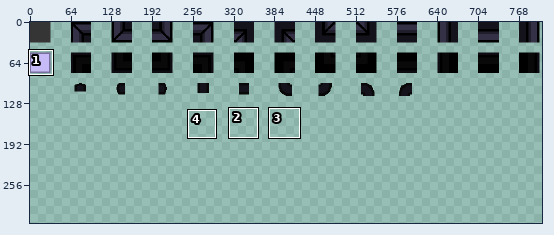
Pixel-art file, stored at assets/FULL TILE SET.aseprite. Above: a wide view before the commit, with the close-up outlined.
Close-up. Old version:
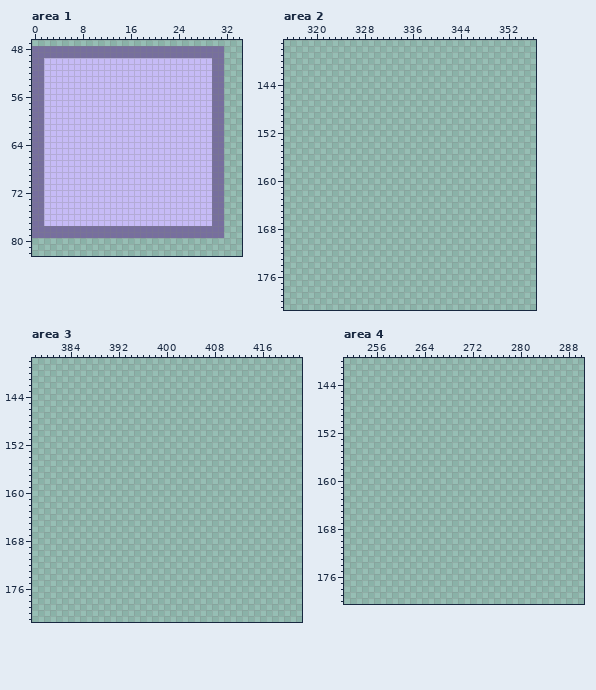
1041x960 pixels, 1 frame. Colours within 5 levels of each other are drawn and written as one. Shown: area 1: x 0..34, y 47..82; area 2: x 315..356, y 137..181; area 3: x 378..422, y 138..181; area 4: x 251..290, y 140..180. The wide view leaves out empty margins. The commit also changed other parts of the picture, which this record leaves out.
The same view after the edit:
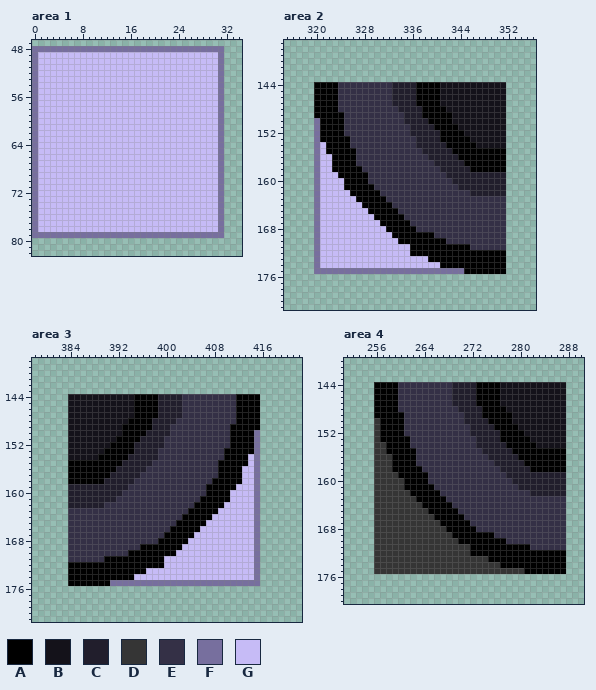
Palette (. is transparent): A #000000  B #14121a  C #211e2c  D #353535  E #343046  F #776f9e  G #c6bbf6
Changes in this commit:
Changed rows in their new state; - is an unchanged pixel.
Area 1:
first column x 1:
49 GGGGGGGGGGGGGGGGGGGGGGGGGGGGGG
50 G----------------------------G
51 G----------------------------G
52 G----------------------------G
53 G----------------------------G
54 G----------------------------G
55 G----------------------------G
56 G----------------------------G
57 G----------------------------G
58 G----------------------------G
59 G----------------------------G
60 G----------------------------G
61 G----------------------------G
62 G----------------------------G
63 G----------------------------G
64 G----------------------------G
65 G----------------------------G
66 G----------------------------G
67 G----------------------------G
68 G----------------------------G
69 G----------------------------G
70 G----------------------------G
71 G----------------------------G
72 G----------------------------G
73 G----------------------------G
74 G----------------------------G
75 G----------------------------G
76 G----------------------------G
77 G----------------------------G
78 GGGGGGGGGGGGGGGGGGGGGGGGGGGGGG
Area 2:
first column x 320:
144 AAAAEEEEEEEEECCCCAAAABBBBBBBBBBB
145 AAAAEEEEEEEEECCCCAAAABBBBBBBBBBB
146 AAAAEEEEEEEEECCCCAAAABBBBBBBBBBB
147 AAAAEEEEEEEEECCCCAAAABBBBBBBBBBB
148 AAAAEEEEEEEEEECCCCAAAABBBBBBBBBB
149 AAAAAEEEEEEEEEECCCAAAAABBBBBBBBB
150 FAAAAEEEEEEEEEECCCCAAAABBBBBBBBB
151 FAAAAEEEEEEEEEEECCCCAAAABBBBBBBB
152 FAAAAEEEEEEEEEEECCCCCAAAABBBBBBB
153 FAAAAAEEEEEEEEEEECCCCAAAAABBBBBB
154 FGAAAAEEEEEEEEEEECCCCCAAAAABBBBB
155 FGAAAAAEEEEEEEEEEECCCCCAAAAAAAAA
156 FGGAAAAEEEEEEEEEEEECCCCCAAAAAAAA
157 FGGAAAAEEEEEEEEEEEEECCCCCAAAAAAA
158 FGGAAAAAEEEEEEEEEEEEECCCCCAAAAAA
159 FGGGAAAAAEEEEEEEEEEEEECCCCCCCCCC
160 FGGGGAAAAEEEEEEEEEEEEEECCCCCCCCC
161 FGGGGAAAAAEEEEEEEEEEEEEECCCCCCCC
162 FGGGGGAAAAAEEEEEEEEEEEEEEECCCCCC
163 FGGGGGGAAAAAEEEEEEEEEEEEEEEEEEEE
164 FGGGGGGGAAAAAEEEEEEEEEEEEEEEEEEE
165 FGGGGGGGGAAAAAEEEEEEEEEEEEEEEEEE
166 FGGGGGGGGGAAAAAEEEEEEEEEEEEEEEEE
167 FGGGGGGGGGGAAAAAEEEEEEEEEEEEEEEE
168 FGGGGGGGGGGGAAAAAEEEEEEEEEEEEEEE
169 FGGGGGGGGGGGGAAAAAAAEEEEEEEEEEEE
170 FGGGGGGGGGGGGGAAAAAAAAEEEEEEEEEE
171 FGGGGGGGGGGGGGGGAAAAAAAAAAEEEEEE
172 FGGGGGGGGGGGGGGGAAAAAAAAAAAAAAAA
173 FGGGGGGGGGGGGGGGGGGAAAAAAAAAAAAA
174 FGGGGGGGGGGGGGGGGGGGGAAAAAAAAAAA
175 FFFFFFFFFFFFFFFFFFFFFFFFFAAAAAAA
Area 3:
first column x 384:
144 BBBBBBBBBBBAAAACCCCEEEEEEEEEAAAA
145 BBBBBBBBBBBAAAACCCCEEEEEEEEEAAAA
146 BBBBBBBBBBBAAAACCCCEEEEEEEEEAAAA
147 BBBBBBBBBBBAAAACCCCEEEEEEEEEAAAA
148 BBBBBBBBBBAAAACCCCEEEEEEEEEEAAAA
149 BBBBBBBBBAAAAACCCEEEEEEEEEEAAAAA
150 BBBBBBBBBAAAACCCCEEEEEEEEEEAAAAF
151 BBBBBBBBAAAACCCCEEEEEEEEEEEAAAAF
152 BBBBBBBAAAACCCCCEEEEEEEEEEEAAAAF
153 BBBBBBAAAAACCCCEEEEEEEEEEEAAAAAF
154 BBBBBAAAAACCCCCEEEEEEEEEEEAAAAGF
155 AAAAAAAAACCCCCEEEEEEEEEEEAAAAAGF
156 AAAAAAAACCCCCEEEEEEEEEEEEAAAAGGF
157 AAAAAAACCCCCEEEEEEEEEEEEEAAAAGGF
158 AAAAAACCCCCEEEEEEEEEEEEEAAAAAGGF
159 CCCCCCCCCCEEEEEEEEEEEEEAAAAAGGGF
160 CCCCCCCCCEEEEEEEEEEEEEEAAAAGGGGF
161 CCCCCCCCEEEEEEEEEEEEEEAAAAAGGGGF
162 CCCCCCEEEEEEEEEEEEEEEAAAAAGGGGGF
163 EEEEEEEEEEEEEEEEEEEEAAAAAGGGGGGF
164 EEEEEEEEEEEEEEEEEEEAAAAAGGGGGGGF
165 EEEEEEEEEEEEEEEEEEAAAAAGGGGGGGGF
166 EEEEEEEEEEEEEEEEEAAAAAGGGGGGGGGF
167 EEEEEEEEEEEEEEEEAAAAAGGGGGGGGGGF
168 EEEEEEEEEEEEEEEAAAAAGGGGGGGGGGGF
169 EEEEEEEEEEEEAAAAAAAGGGGGGGGGGGGF
170 EEEEEEEEEEAAAAAAAAGGGGGGGGGGGGGF
171 EEEEEEAAAAAAAAAAGGGGGGGGGGGGGGGF
172 AAAAAAAAAAAAAAAAGGGGGGGGGGGGGGGF
173 AAAAAAAAAAAAAGGGGGGGGGGGGGGGGGGF
174 AAAAAAAAAAAGGGGGGGGGGGGGGGGGGGGF
175 AAAAAAAFFFFFFFFFFFFFFFFFFFFFFFFF
Area 4:
first column x 256:
144 AAAAEEEEEEEEECCCCAAAABBBBBBBBBBB
145 AAAAEEEEEEEEECCCCAAAABBBBBBBBBBB
146 AAAAEEEEEEEEECCCCAAAABBBBBBBBBBB
147 AAAAEEEEEEEEECCCCAAAABBBBBBBBBBB
148 AAAAEEEEEEEEEECCCCAAAABBBBBBBBBB
149 AAAAAEEEEEEEEEECCCAAAAABBBBBBBBB
150 DAAAAEEEEEEEEEECCCCAAAABBBBBBBBB
151 DAAAAEEEEEEEEEEECCCCAAAABBBBBBBB
152 DAAAAEEEEEEEEEEECCCCCAAAABBBBBBB
153 DAAAAAEEEEEEEEEEECCCCAAAAABBBBBB
154 DDAAAAEEEEEEEEEEECCCCCAAAAABBBBB
155 DDAAAAAEEEEEEEEEEECCCCCAAAAAAAAA
156 DDDAAAAEEEEEEEEEEEECCCCCAAAAAAAA
157 DDDAAAAEEEEEEEEEEEEECCCCCAAAAAAA
158 DDDAAAAAEEEEEEEEEEEEECCCCCAAAAAA
159 DDDDAAAAAEEEEEEEEEEEEECCCCCCCCCC
160 DDDDDAAAAEEEEEEEEEEEEEECCCCCCCCC
161 DDDDDAAAAAEEEEEEEEEEEEEECCCCCCCC
162 DDDDDDAAAAAEEEEEEEEEEEEEEECCCCCC
163 DDDDDDDAAAAAEEEEEEEEEEEEEEEEEEEE
164 DDDDDDDDAAAAAEEEEEEEEEEEEEEEEEEE
165 DDDDDDDDDAAAAAEEEEEEEEEEEEEEEEEE
166 DDDDDDDDDDAAAAAEEEEEEEEEEEEEEEEE
167 DDDDDDDDDDDAAAAAEEEEEEEEEEEEEEEE
168 DDDDDDDDDDDDAAAAAEEEEEEEEEEEEEEE
169 DDDDDDDDDDDDDAAAAAAAEEEEEEEEEEEE
170 DDDDDDDDDDDDDDAAAAAAAAEEEEEEEEEE
171 DDDDDDDDDDDDDDDDAAAAAAAAAAEEEEEE
172 DDDDDDDDDDDDDDDDAAAAAAAAAAAAAAAA
173 DDDDDDDDDDDDDDDDDDDAAAAAAAAAAAAA
174 DDDDDDDDDDDDDDDDDDDDDAAAAAAAAAAA
175 DDDDDDDDDDDDDDDDDDDDDDDDDAAAAAAA
